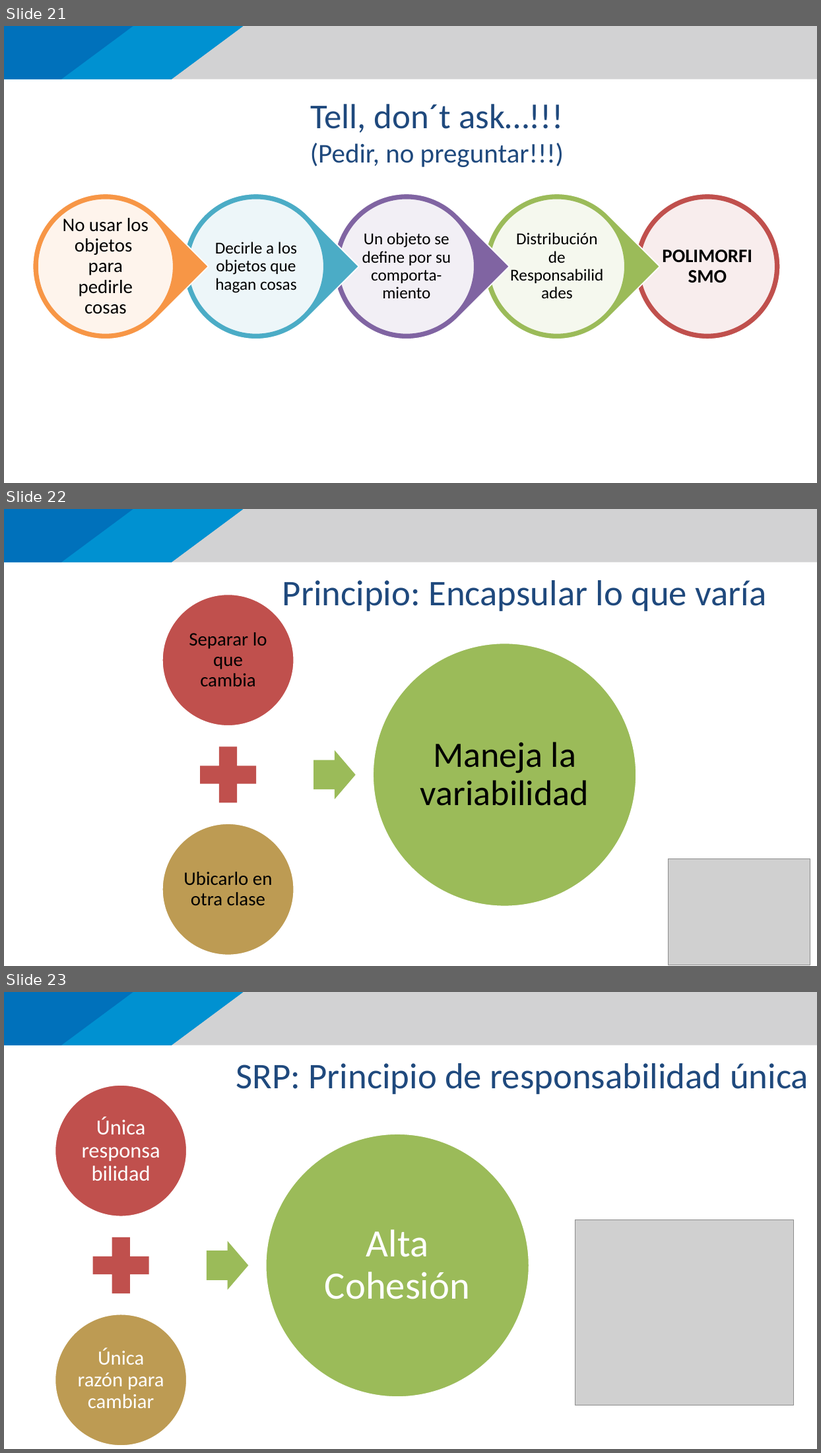
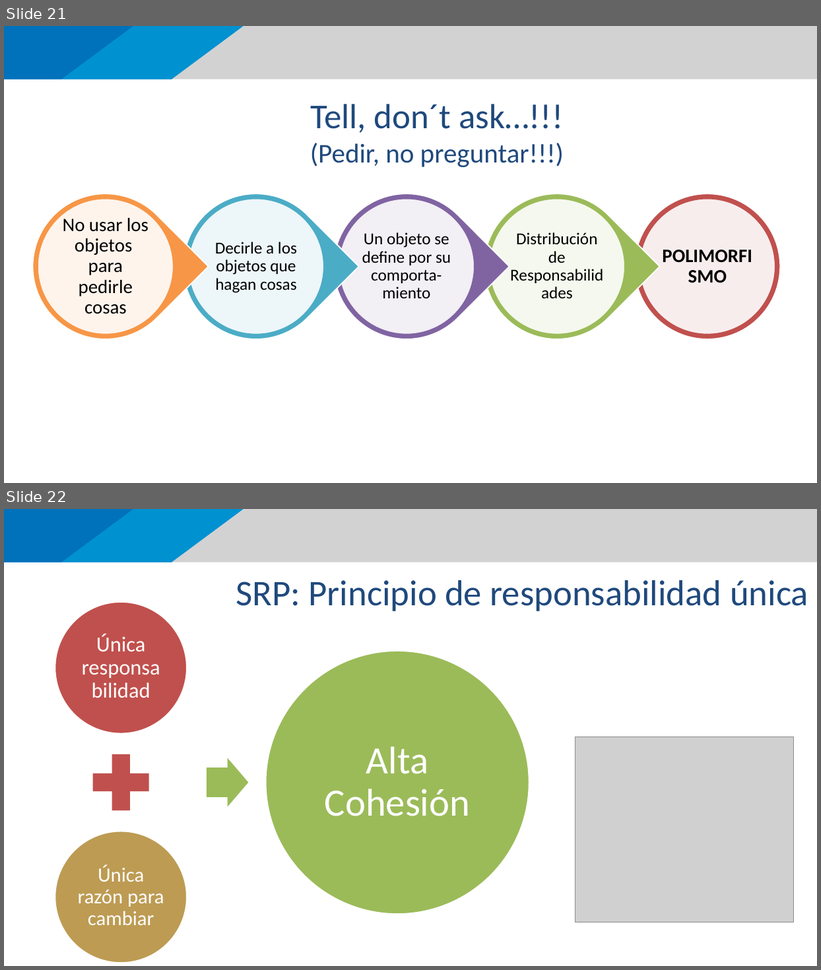
Before and after one commit to 111milprogramadores/clinicas-para-instructores, a slide deck: Clinica POO y Ppios de Diseño.pptx. Shown one above the other, each under a label of ours: slides 21, 22 and 23 before the commit, slides 21 and 22 after it. The pictures are 821x1453 and 821x970 pixels, drawn with LibreOffice and Linux fonts; fonts in the diff are those of the drawing; grey boxes stand for pictures; background and template pictures are left out. Boxes give left, top, right and bottom in pixels: in the first picture for what was removed or moved away, otherwise in the second. Text is boxed around its words. In the diff, an @@ line names an element or a change of style, - is before the commit and + after.

```diff
--- a/Clinica POO y Ppios de Diseño.pptx
+++ b/Clinica POO y Ppios de Diseño.pptx
@@ slide 22 removed at [4, 509, 817, 966], background #FFFFFF; not listed: 4 template elements that a slide beside it also shows @@
@@ title removed at [283, 580, 767, 611] @@
-Principio: Encapsular lo que varía
@@ group removed at [162, 594, 636, 955]: 3 ellipses, 3 texts, 1 plus sign, 1 right arrow @@
-Separar lo que cambia
-Ubicarlo en otra clase
-Maneja la variabilidad
@@ picture removed at [669, 859, 811, 965] @@
@@ what was slide 23 is now slide 22 @@
```
Also in this commit, not shown: 4 slides changed, 4 other slides removed.
